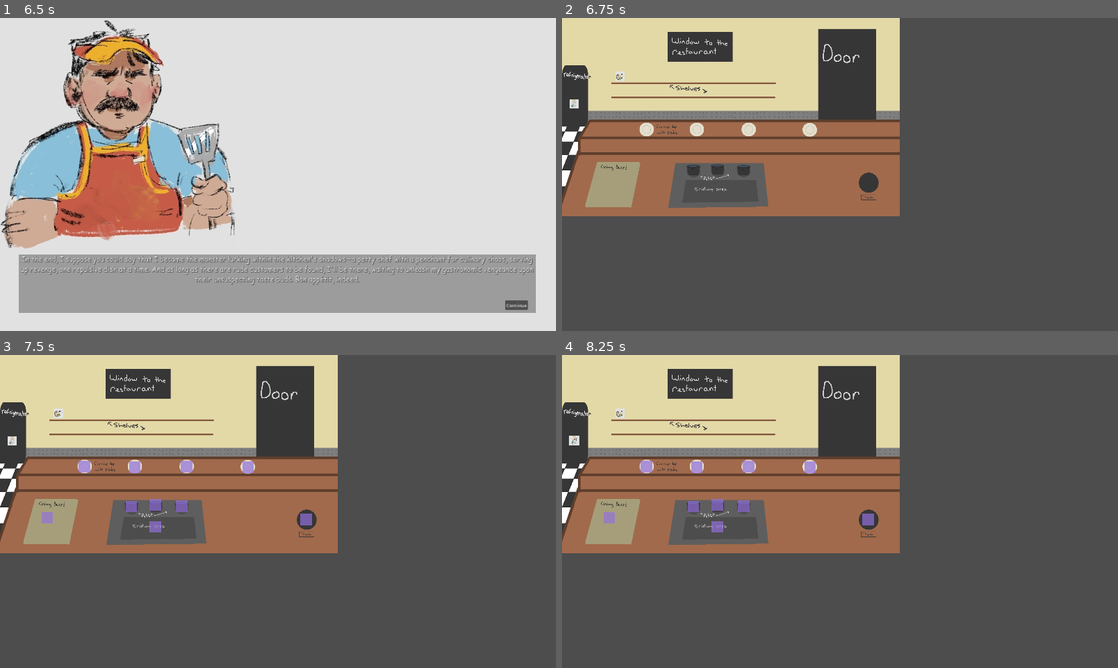
Above: before the commit, frames 1-4 (two rows, left to right).
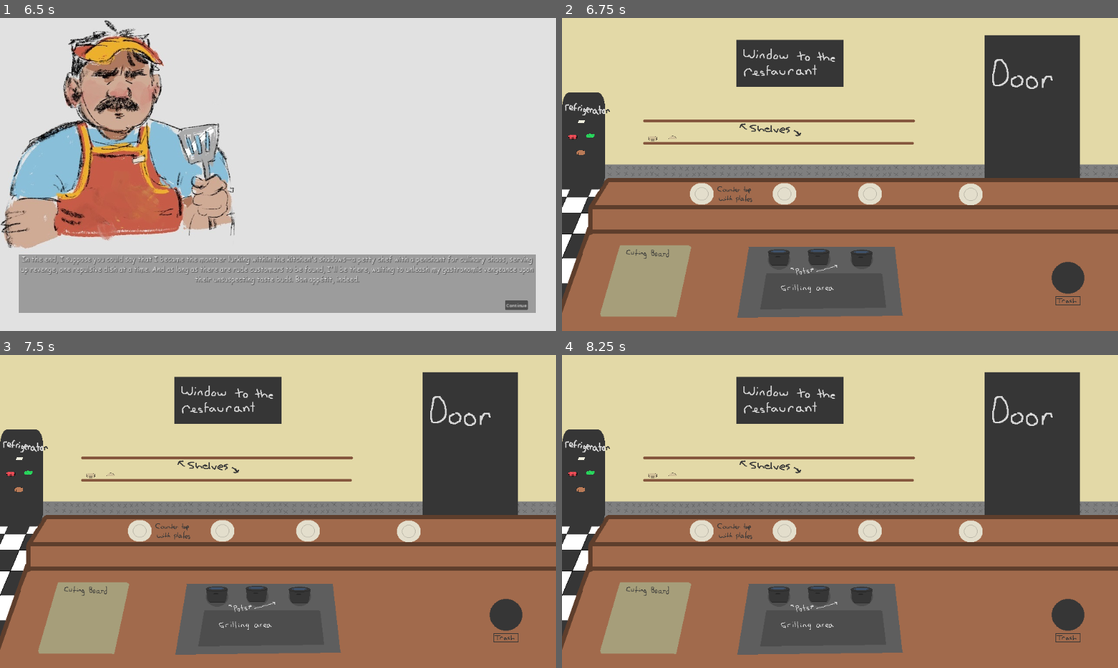
Above: after the commit, the same moments.

Repository: JaymesTMorris/The-Customer-Is-Always-Right
Game: Godot game, scene res://Scenes/main_menu.tscn
Same seed, same stepped clock (60 frames per second), same inputs: the game is played once before the commit and once after it.
Inputs (mouse positions are in pixels of both pictures, inside the frame that each line leads up to):
- Up to frame 1 (6.5 s): click "Play" at 0.5 s; click (144, 174) at 1.25 s; click "Next" at 2 s; click "Next" at 2.75 s; click "Next" at 3.5 s; tap Enter at 4.25, 5.75 s; move the mouse to (400, 158) at 4.27 s; press the mouse at (400, 158) at 4.28 s; tap Space at 5 s; move the mouse to (166, 190) at 5.02 s; release the mouse at (166, 190) at 5.03 s; click (166, 190) at 5.1 s; move the mouse to (333, 105) at 5.77 s; press the mouse at (333, 105) at 5.78 s
- Up to frame 2 (6.75 s): release the mouse at (895, 105) at 6.5 s; click "Continue" at 6.5 s
- Up to frame 3 (7.5 s): tap Space at 7.25 s; move the mouse to (55, 414) at 7.27 s; click (55, 414) at 7.35 s
- Up to frame 4 (8.25 s): tap Enter at 8 s; move the mouse to (573, 439) at 8.02 s; press the mouse at (573, 439) at 8.03 s

Frame 1 is identical in both runs. In frame 2, 71% of the frame differs, in the area x 0-100%, y 0-100%; in frame 3, 71%; in frame 4, 71%.

Commit message:
Add food items
-Add food items
-bug fixes

Diff:
--- /dev/null
+++ b/Prefabs/Burger/beef_patty.tscn
@@ -0,0 +1,33 @@
+[gd_scene load_steps=6 format=3 uid="uid://c7qj0k5ruoe13"]
+
+[ext_resource type="Script" path="res://Scripts/food.gd" id="1_klaoi"]
+[ext_resource type="Shader" path="res://Shaders/outline.gdshader" id="2_224bx"]
+[ext_resource type="Texture2D" uid="uid://c2wcb1q07gu1a" path="res://Images/Food/SimpleSprites/BeefPatty.png" id="3_lgps3"]
+
+[sub_resource type="ShaderMaterial" id="ShaderMaterial_rgeuv"]
+shader = ExtResource("2_224bx")
+shader_parameter/line_color = Color(1, 1, 1, 1)
+shader_parameter/line_thickness = 1.0
+shader_parameter/enabled = false
+
+[sub_resource type="RectangleShape2D" id="RectangleShape2D_lvkjh"]
+size = Vector2(32, 32)
+
+[node name="PoisonIvy" type="Node2D"]
+script = ExtResource("1_klaoi")
+
+[node name="Sprite2D" type="Sprite2D" parent="."]
+material = SubResource("ShaderMaterial_rgeuv")
+position = Vector2(4.76837e-07, 4.76837e-07)
+scale = Vector2(0.4, 0.4)
+texture = ExtResource("3_lgps3")
+
+[node name="Area2D" type="Area2D" parent="."]
+
+[node name="CollisionShape2D" type="CollisionShape2D" parent="Area2D"]
+shape = SubResource("RectangleShape2D_lvkjh")
+
+[connection signal="body_entered" from="Area2D" to="." method="_on_area_2d_body_entered"]
+[connection signal="body_exited" from="Area2D" to="." method="_on_area_2d_body_exited"]
+[connection signal="mouse_entered" from="Area2D" to="." method="_on_area_2d_mouse_entered"]
+[connection signal="mouse_exited" from="Area2D" to="." method="_on_area_2d_mouse_exited"]
--- /dev/null
+++ b/Prefabs/Burger/bun_bottom.tscn
@@ -0,0 +1,33 @@
+[gd_scene load_steps=6 format=3 uid="uid://tf8b8ha3nly8"]
+
+[ext_resource type="Script" path="res://Scripts/food.gd" id="1_e5ksm"]
+[ext_resource type="Shader" path="res://Shaders/outline.gdshader" id="2_q825c"]
+[ext_resource type="Texture2D" uid="uid://vk7noi0rjdxr" path="res://Images/Food/SimpleSprites/BottomBun.png" id="3_p8wwm"]
+
+[sub_resource type="ShaderMaterial" id="ShaderMaterial_rgeuv"]
+shader = ExtResource("2_q825c")
+shader_parameter/line_color = Color(1, 1, 1, 1)
+shader_parameter/line_thickness = 1.0
+shader_parameter/enabled = false
+
+[sub_resource type="RectangleShape2D" id="RectangleShape2D_lvkjh"]
+size = Vector2(32, 32)
+
+[node name="PoisonIvy" type="Node2D"]
+script = ExtResource("1_e5ksm")
+
+[node name="Sprite2D" type="Sprite2D" parent="."]
+material = SubResource("ShaderMaterial_rgeuv")
+position = Vector2(4.76837e-07, 4.76837e-07)
+scale = Vector2(0.4, 0.4)
+texture = ExtResource("3_p8wwm")
+
+[node name="Area2D" type="Area2D" parent="."]
+
+[node name="CollisionShape2D" type="CollisionShape2D" parent="Area2D"]
+shape = SubResource("RectangleShape2D_lvkjh")
+
+[connection signal="body_entered" from="Area2D" to="." method="_on_area_2d_body_entered"]
+[connection signal="body_exited" from="Area2D" to="." method="_on_area_2d_body_exited"]
+[connection signal="mouse_entered" from="Area2D" to="." method="_on_area_2d_mouse_entered"]
+[connection signal="mouse_exited" from="Area2D" to="." method="_on_area_2d_mouse_exited"]
--- /dev/null
+++ b/Prefabs/Burger/bun_top.tscn
@@ -0,0 +1,33 @@
+[gd_scene load_steps=6 format=3 uid="uid://b5b0vot3w4250"]
+
+[ext_resource type="Script" path="res://Scripts/food.gd" id="1_k5534"]
+[ext_resource type="Shader" path="res://Shaders/outline.gdshader" id="2_f1rlm"]
+[ext_resource type="Texture2D" uid="uid://bnrf1rv07x7cg" path="res://Images/Food/SimpleSprites/TopBun.png" id="3_dialm"]
+
+[sub_resource type="ShaderMaterial" id="ShaderMaterial_rgeuv"]
+shader = ExtResource("2_f1rlm")
+shader_parameter/line_color = Color(1, 1, 1, 1)
+shader_parameter/line_thickness = 1.0
+shader_parameter/enabled = false
+
+[sub_resource type="RectangleShape2D" id="RectangleShape2D_lvkjh"]
+size = Vector2(32, 32)
+
+[node name="PoisonIvy" type="Node2D"]
+script = ExtResource("1_k5534")
+
+[node name="Sprite2D" type="Sprite2D" parent="."]
+material = SubResource("ShaderMaterial_rgeuv")
+position = Vector2(4.76837e-07, 4.76837e-07)
+scale = Vector2(0.4, 0.4)
+texture = ExtResource("3_dialm")
+
+[node name="Area2D" type="Area2D" parent="."]
+
+[node name="CollisionShape2D" type="CollisionShape2D" parent="Area2D"]
+shape = SubResource("RectangleShape2D_lvkjh")
+
+[connection signal="body_entered" from="Area2D" to="." method="_on_area_2d_body_entered"]
+[connection signal="body_exited" from="Area2D" to="." method="_on_area_2d_body_exited"]
+[connection signal="mouse_entered" from="Area2D" to="." method="_on_area_2d_mouse_entered"]
+[connection signal="mouse_exited" from="Area2D" to="." method="_on_area_2d_mouse_exited"]
--- /dev/null
+++ b/Prefabs/Burger/cheese.tscn
@@ -0,0 +1,33 @@
+[gd_scene load_steps=6 format=3 uid="uid://dsabvxd1jxg2w"]
+
+[ext_resource type="Script" path="res://Scripts/food.gd" id="1_yuoi7"]
+[ext_resource type="Shader" path="res://Shaders/outline.gdshader" id="2_qnhnt"]
+[ext_resource type="Texture2D" uid="uid://dfw3clwtupgyo" path="res://Images/Food/SimpleSprites/Cheese.png" id="3_nn8wg"]
+
+[sub_resource type="ShaderMaterial" id="ShaderMaterial_rgeuv"]
+shader = ExtResource("2_qnhnt")
+shader_parameter/line_color = Color(1, 1, 1, 1)
+shader_parameter/line_thickness = 1.0
+shader_parameter/enabled = false
+
+[sub_resource type="RectangleShape2D" id="RectangleShape2D_lvkjh"]
+size = Vector2(32, 32)
+
+[node name="PoisonIvy" type="Node2D"]
+script = ExtResource("1_yuoi7")
+
+[node name="Sprite2D" type="Sprite2D" parent="."]
+material = SubResource("ShaderMaterial_rgeuv")
+position = Vector2(4.76837e-07, 4.76837e-07)
+scale = Vector2(0.4, 0.4)
+texture = ExtResource("3_nn8wg")
+
+[node name="Area2D" type="Area2D" parent="."]
+
+[node name="CollisionShape2D" type="CollisionShape2D" parent="Area2D"]
+shape = SubResource("RectangleShape2D_lvkjh")
+
+[connection signal="body_entered" from="Area2D" to="." method="_on_area_2d_body_entered"]
+[connection signal="body_exited" from="Area2D" to="." method="_on_area_2d_body_exited"]
+[connection signal="mouse_entered" from="Area2D" to="." method="_on_area_2d_mouse_entered"]
+[connection signal="mouse_exited" from="Area2D" to="." method="_on_area_2d_mouse_exited"]
--- /dev/null
+++ b/Prefabs/Burger/lettuce.tscn
@@ -0,0 +1,33 @@
+[gd_scene load_steps=6 format=3 uid="uid://2iutkhiiqh1x"]
+
+[ext_resource type="Script" path="res://Scripts/food.gd" id="1_7ig0e"]
+[ext_resource type="Shader" path="res://Shaders/outline.gdshader" id="2_u6b6i"]
+[ext_resource type="Texture2D" uid="uid://d1ns71bk00267" path="res://Images/Food/SimpleSprites/Lettuce.png" id="3_0uokr"]
+
+[sub_resource type="ShaderMaterial" id="ShaderMaterial_rgeuv"]
+shader = ExtResource("2_u6b6i")
+shader_parameter/line_color = Color(1, 1, 1, 1)
+shader_parameter/line_thickness = 1.0
+shader_parameter/enabled = false
+
+[sub_resource type="RectangleShape2D" id="RectangleShape2D_lvkjh"]
+size = Vector2(32, 32)
+
+[node name="PoisonIvy" type="Node2D"]
+script = ExtResource("1_7ig0e")
+
+[node name="Sprite2D" type="Sprite2D" parent="."]
+material = SubResource("ShaderMaterial_rgeuv")
+position = Vector2(4.76837e-07, 4.76837e-07)
+scale = Vector2(0.4, 0.4)
+texture = ExtResource("3_0uokr")
+
+[node name="Area2D" type="Area2D" parent="."]
+
+[node name="CollisionShape2D" type="CollisionShape2D" parent="Area2D"]
+shape = SubResource("RectangleShape2D_lvkjh")
+
+[connection signal="body_entered" from="Area2D" to="." method="_on_area_2d_body_entered"]
+[connection signal="body_exited" from="Area2D" to="." method="_on_area_2d_body_exited"]
+[connection signal="mouse_entered" from="Area2D" to="." method="_on_area_2d_mouse_entered"]
+[connection signal="mouse_exited" from="Area2D" to="." method="_on_area_2d_mouse_exited"]
--- /dev/null
+++ b/Prefabs/Burger/tomato.tscn
@@ -0,0 +1,33 @@
+[gd_scene load_steps=6 format=3 uid="uid://dotc37sleiqnw"]
+
+[ext_resource type="Script" path="res://Scripts/food.gd" id="1_1kexb"]
+[ext_resource type="Shader" path="res://Shaders/outline.gdshader" id="2_l8xge"]
+[ext_resource type="Texture2D" uid="uid://bmtxm2rlo2xm7" path="res://Images/Food/SimpleSprites/Tomato.png" id="3_vkwyj"]
+
+[sub_resource type="ShaderMaterial" id="ShaderMaterial_rgeuv"]
+shader = ExtResource("2_l8xge")
+shader_parameter/line_color = Color(1, 1, 1, 1)
+shader_parameter/line_thickness = 1.0
+shader_parameter/enabled = false
+
+[sub_resource type="RectangleShape2D" id="RectangleShape2D_lvkjh"]
+size = Vector2(32, 32)
+
+[node name="PoisonIvy" type="Node2D"]
+script = ExtResource("1_1kexb")
+
+[node name="Sprite2D" type="Sprite2D" parent="."]
+material = SubResource("ShaderMaterial_rgeuv")
+position = Vector2(4.76837e-07, 4.76837e-07)
+scale = Vector2(0.4, 0.4)
+texture = ExtResource("3_vkwyj")
+
+[node name="Area2D" type="Area2D" parent="."]
+
+[node name="CollisionShape2D" type="CollisionShape2D" parent="Area2D"]
+shape = SubResource("RectangleShape2D_lvkjh")
+
+[connection signal="body_entered" from="Area2D" to="." method="_on_area_2d_body_entered"]
+[connection signal="body_exited" from="Area2D" to="." method="_on_area_2d_body_exited"]
+[connection signal="mouse_entered" from="Area2D" to="." method="_on_area_2d_mouse_entered"]
+[connection signal="mouse_exited" from="Area2D" to="." method="_on_area_2d_mouse_exited"]
--- a/Scenes/game.tscn
+++ b/Scenes/game.tscn
@@ -1,50 +1,65 @@
-[gd_scene load_steps=5 format=3 uid="uid://b4oafrvpbf7nx"]
+[gd_scene load_steps=9 format=3 uid="uid://b4oafrvpbf7nx"]
 
 [ext_resource type="Texture2D" uid="uid://dymc7gjyat0v" path="res://Images/Kitchen.png" id="1_6ttki"]
-[ext_resource type="PackedScene" uid="uid://vfj60vmr2oyq" path="res://Prefabs/poison_ivy.tscn" id="1_8m1q7"]
 [ext_resource type="PackedScene" uid="uid://bxwn6nkhv5kys" path="res://Prefabs/item_slot.tscn" id="1_maf3u"]
-[ext_resource type="PackedScene" uid="uid://ba0k6csqhibv3" path="res://Prefabs/spoiled_milk.tscn" id="4_vq5ud"]
+[ext_resource type="PackedScene" uid="uid://dsabvxd1jxg2w" path="res://Prefabs/Burger/cheese.tscn" id="3_jpuij"]
+[ext_resource type="PackedScene" uid="uid://2iutkhiiqh1x" path="res://Prefabs/Burger/lettuce.tscn" id="4_j44t4"]
+[ext_resource type="PackedScene" uid="uid://dotc37sleiqnw" path="res://Prefabs/Burger/tomato.tscn" id="5_27kjg"]
+[ext_resource type="PackedScene" uid="uid://c7qj0k5ruoe13" path="res://Prefabs/Burger/beef_patty.tscn" id="6_vshen"]
+[ext_resource type="PackedScene" uid="uid://tf8b8ha3nly8" path="res://Prefabs/Burger/bun_bottom.tscn" id="7_1rqiq"]
+[ext_resource type="PackedScene" uid="uid://b5b0vot3w4250" path="res://Prefabs/Burger/bun_top.tscn" id="8_e0ye7"]
 
 [node name="Game" type="Node2D"]
 
 [node name="Background" type="Sprite2D" parent="."]
-scale = Vector2(1.14, 1.14)
+scale = Vector2(1.88086, 1.79833)
 texture = ExtResource("1_6ttki")
 centered = false
 
 [node name="ItemSlot2" parent="." instance=ExtResource("1_maf3u")]
-position = Vector2(163, 562)
+position = Vector2(294, 915)
 
 [node name="ItemSlot3" parent="." instance=ExtResource("1_maf3u")]
-position = Vector2(536, 517)
+position = Vector2(886, 826)
 
 [node name="ItemSlot4" parent="." instance=ExtResource("1_maf3u")]
-position = Vector2(537, 593)
+position = Vector2(877, 946)
 
 [node name="ItemSlot5" parent="." groups=["trash"] instance=ExtResource("1_maf3u")]
-position = Vector2(1057, 568)
+position = Vector2(1748, 899)
 
 [node name="ItemSlot6" parent="." groups=["plate"] instance=ExtResource("1_maf3u")]
-position = Vector2(466, 387)
+position = Vector2(766, 606)
 
 [node name="ItemSlot13" parent="." instance=ExtResource("1_maf3u")]
-position = Vector2(627, 522)
+position = Vector2(1030, 826)
 
 [node name="ItemSlot14" parent="." instance=ExtResource("1_maf3u")]
-position = Vector2(454, 523)
+position = Vector2(744, 824)
 
 [node name="ItemSlot15" parent="." groups=["plate"] instance=ExtResource("1_maf3u")]
-position = Vector2(857, 388)
+position = Vector2(1413, 608)
 
 [node name="ItemSlot16" parent="." groups=["plate"] instance=ExtResource("1_maf3u")]
-position = Vector2(645, 385)
+position = Vector2(1061, 608)
 
 [node name="ItemSlot17" parent="." groups=["plate"] instance=ExtResource("1_maf3u")]
-position = Vector2(291, 385)
+position = Vector2(482, 604)
 
-[node name="PoisonIvy" parent="." instance=ExtResource("1_8m1q7")]
-position = Vector2(201, 202)
+[node name="PoisonIvy" parent="." instance=ExtResource("3_jpuij")]
+position = Vector2(67, 359)
 
-[node name="SpoiledMilk" parent="." instance=ExtResource("4_vq5ud")]
-position = Vector2(42, 296)
-scale = Vector2(1, 0.994145)
+[node name="PoisonIvy2" parent="." instance=ExtResource("4_j44t4")]
+position = Vector2(98, 408)
+
+[node name="PoisonIvy3" parent="." instance=ExtResource("5_27kjg")]
+position = Vector2(37, 411)
+
+[node name="PoisonIvy4" parent="." instance=ExtResource("6_vshen")]
+position = Vector2(65, 465)
+
+[node name="PoisonIvy5" parent="." instance=ExtResource("7_1rqiq")]
+position = Vector2(313, 416)
+
+[node name="PoisonIvy6" parent="." instance=ExtResource("8_e0ye7")]
+position = Vector2(382, 414)
--- a/Scripts/food.gd
+++ b/Scripts/food.gd
@@ -87,7 +87,8 @@
 		if hovered_item_slot.items_in_slot.size() == 0:
 			hovered_item_slot.items_in_slot.append(self)
 		else:
-			queue_free()
+			if not hovered_item_slot.items_in_slot[0] == self:
+				queue_free()
 
 func offset_ingredients():
 	var ingredients = hovered_item_slot.items_in_slot
Binary file added: Images/Food/SimpleSprites/BeefPatty.png
Not shown, added: Images/Food/SimpleSprites/BeefPatty.png.import
Binary file added: Images/Food/SimpleSprites/BottomBun.png
Not shown, added: Images/Food/SimpleSprites/BottomBun.png.import
Binary file added: Images/Food/SimpleSprites/Cheese.png
Not shown, added: Images/Food/SimpleSprites/Cheese.png.import
Binary file added: Images/Food/SimpleSprites/Lettuce.png
Not shown, added: Images/Food/SimpleSprites/Lettuce.png.import
Binary file added: Images/Food/SimpleSprites/Tomato.png
Not shown, added: Images/Food/SimpleSprites/Tomato.png.import
Binary file added: Images/Food/SimpleSprites/TopBun.png
Not shown, added: Images/Food/SimpleSprites/TopBun.png.import
